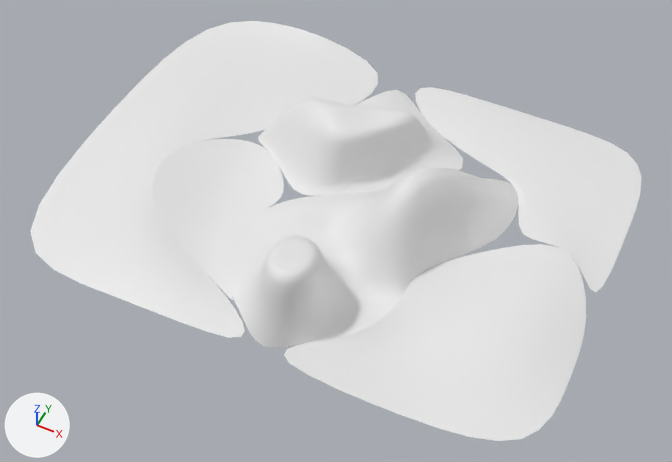
The Blender file Blender/Scenes/BattleLand.blend as it was, and as the next commit left it.
Before and after are seen from a 50 mm lens placed at (453.0, -917.0, 1086.0), pointed at (12.0, -36.0, -15.0). Every picture has the same lights, and +X, +Y and +Z are marked at lower left. The first picture is the older version.
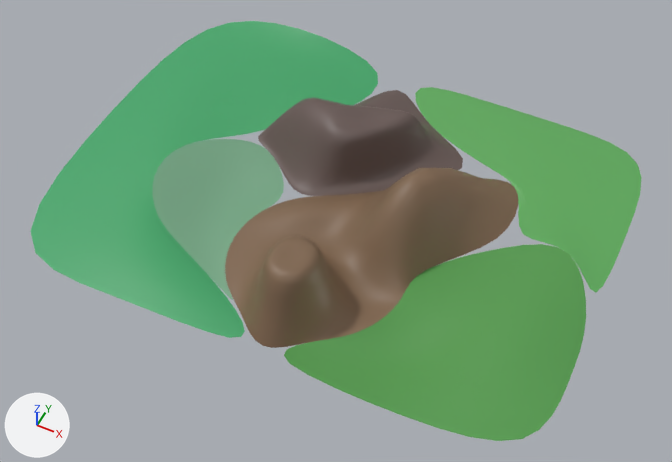
What differs and where, as boxes [x1, y1, x2, y2] in the pictures (672 x 462 px):
'Circle.012', recoloured (white to green)
    both: [30, 21, 378, 338]
'Circle.010', recoloured (white to green)
    both: [284, 244, 586, 441]
'Circle.008', recoloured (white to brown)
    both: [225, 168, 518, 348]
'Circle.011', recoloured (white to green)
    both: [415, 87, 642, 293]
'Circle.009', recoloured (darker)
    both: [258, 90, 463, 196]
'Circle.007', recoloured (white to green)
    both: [152, 139, 284, 300]

What changed in the scene script:
```text
Add mat_material:
    mat_material = principled_material('Material')
    mat_material.base_color = (0.0529, 0.376, 0.138)  # green #41a568
Add mat_material_005:
    mat_material_005 = principled_material('Material.005')
    mat_material_005.base_color = (0.111, 0.398, 0.104)  # green #5ea95b
Add mat_material_006:
    mat_material_006 = principled_material('Material.006')
    mat_material_006.base_color = (0.0889, 0.326, 0.0747)  # green #549b4d
Add mat_material_004:
    mat_material_004 = principled_material('Material.004')
    mat_material_004.base_color = (0.172, 0.376, 0.226)  # green #73a583
Add mat_material_002:
    mat_material_002 = principled_material('Material.002')
    mat_material_002.base_color = (0.136, 0.0955, 0.0871)  # brown #675753
Add mat_material_003:
    mat_material_003 = principled_material('Material.003')
    mat_material_003.base_color = (0.22, 0.135, 0.0785)  # brown #81674f
Change me_circle_008:
    where me_circle_008.from_pydata(...)  # 30 vertices, 20 faces; spans x -167.0..225.0, y -211.0..284.0, z -82.0..295.0
    add me_circle_008.materials.append(mat_material_003)  # brown #81674f
Change me_circle_009:
    where me_circle_009.from_pydata(...)  # 34 vertices, 26 faces; spans x -190.0..224.0, y -158.0..210.0, z -36.0..98.0
    add me_circle_009.materials.append(mat_material_002)  # brown #675753
Change me_circle_007:
    where me_circle_007.from_pydata(...)  # 16 vertices, 9 faces; spans x -140.0..132.0, y -154.0..172.0, z -25.0..18.0
    add me_circle_007.materials.append(mat_material_004)  # green #73a583
Change me_circle_010:
    where me_circle_010.from_pydata(...)  # 15 vertices, 8 faces; spans x -223.0..181.0, y -154.0..245.0, z -35.0..34.0
    add me_circle_010.materials.append(mat_material_006)  # green #549b4d
Change me_circle_011:
    where me_circle_011.from_pydata(...)  # 13 vertices, 6 faces; spans x -292.0..177.0, y -253.0..140.0, z -9.0..20.0
    add me_circle_011.materials.append(mat_material_005)  # green #5ea95b
Change me_circle_014:
    where me_circle_014.from_pydata(...)  # 19 vertices, 10 faces; spans x -225.0..268.0, y -295.0..363.0, z -43.0..42.0
    add me_circle_014.materials.append(mat_material)  # green #41a568
```
